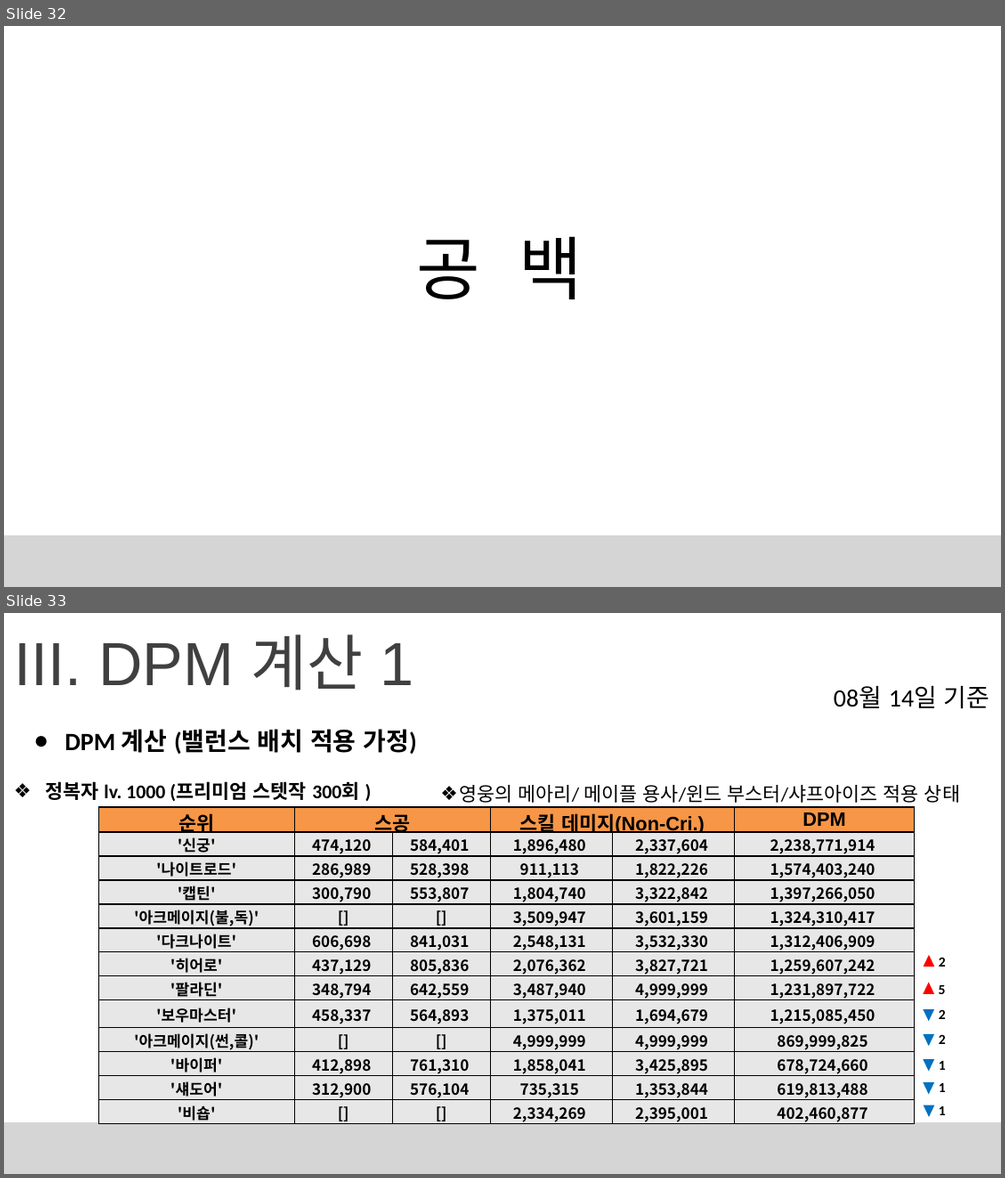
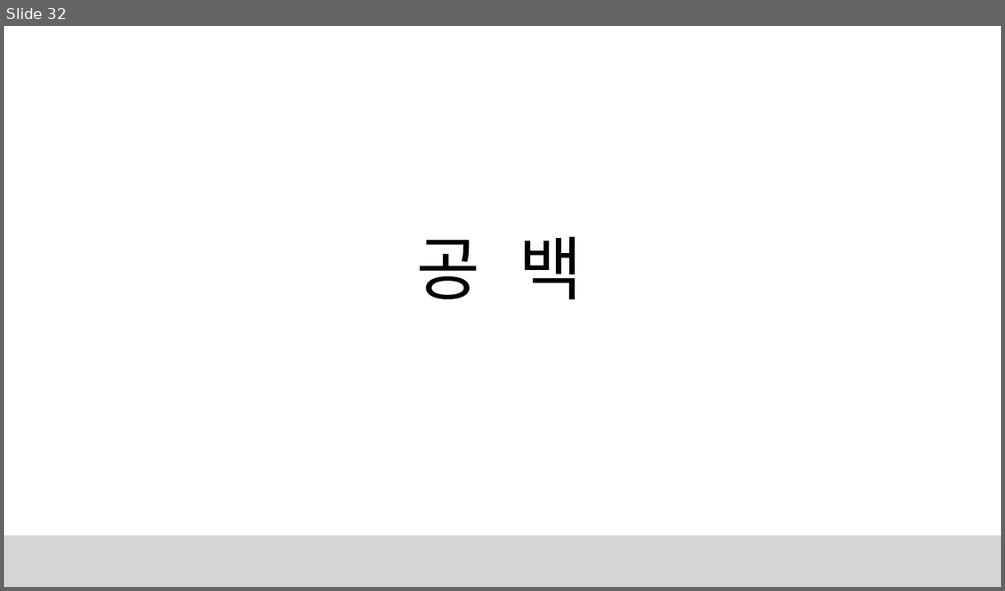
Before and after one commit to Sasibu30/MapleStory, a slide deck: Project/Project1(공식 및 DPM 분석)/Maplestory 프로젝트 - 자료 분석.pptx. Shown one above the other, each under a label of ours: slides 32 and 33 before the commit, slide 32 after it. The pictures are 1005x1178 and 1005x591 pixels, drawn with LibreOffice and Linux fonts; fonts in the diff are those of the drawing; background and template pictures are left out. Boxes give left, top, right and bottom in pixels: in the first picture for what was removed or moved away, otherwise in the second. Text is boxed around its words. In the diff, an @@ line names an element or a change of style, - is before the commit and + after.

```diff
--- a/Project/Project1(공식 및 DPM 분석)/Maplestory 프로젝트 - 자료 분석.pptx
+++ b/Project/Project1(공식 및 DPM 분석)/Maplestory 프로젝트 - 자료 분석.pptx
@@ slide 33 removed at <box>4,613,1001,1174</box>, background picture (left out); not listed: 1 template element that a slide beside it also shows @@
@@ title removed at <box>14,634,414,690</box> @@
-III. DPM 계산 1
@@ text removed at <box>833,686,990,709</box> @@
-08월 14일 기준
@@ text removed at <box>65,729,417,754</box> @@
-● DPM 계산 (밸런스 배치 적용 가정)
@@ text removed at <box>45,781,359,801</box> @@
-❖ 정복자 lv. 1000 (프리미엄 스텟작 300회 )
@@ text removed at <box>459,785,960,803</box> @@
-❖ 영웅의 메아리/ 메이플 용사/윈드 부스터/샤프아이즈 적용 상태
@@ table removed at <box>98,807,914,1126</box>, 13 rows, 6 columns @@
-순위 | 스공 |  | 스킬 데미지(Non-Cri.) |  | DPM
-'신궁' | 474,120 | 584,401 | 1,896,480 | 2,337,604 | 2,238,771,914
-'나이트로드' | 286,989 | 528,398 | 911,113 | 1,822,226 | 1,574,403,240
-'캡틴' | 300,790 | 553,807 | 1,804,740 | 3,322,842 | 1,397,266,050
-'아크메이지(불,독)' | [] | [] | 3,509,947 | 3,601,159 | 1,324,310,417
-'다크나이트' | 606,698 | 841,031 | 2,548,131 | 3,532,330 | 1,312,406,909
-'히어로' | 437,129 | 805,836 | 2,076,362 | 3,827,721 | 1,259,607,242
-'팔라딘' | 348,794 | 642,559 | 3,487,940 | 4,999,999 | 1,231,897,722
-'보우마스터' | 458,337 | 564,893 | 1,375,011 | 1,694,679 | 1,215,085,450
-'아크메이지(썬,콜)' | [] | [] | 4,999,999 | 4,999,999 | 869,999,825
-'바이퍼' | 412,898 | 761,310 | 1,858,041 | 3,425,895 | 678,724,660
-'섀도어' | 312,900 | 576,104 | 735,315 | 1,353,844 | 619,813,488
-'비숍' | [] | [] | 2,334,269 | 2,395,001 | 402,460,877
@@ triangle removed at <box>923,955,934,967</box> @@
@@ text removed at <box>938,957,946,966</box> @@
-2
@@ triangle removed at <box>923,981,934,994</box> @@
@@ text removed at <box>938,985,946,994</box> @@
-5
@@ triangle removed at <box>923,1009,934,1021</box> @@
@@ text removed at <box>938,1010,946,1019</box> @@
-2
@@ triangle removed at <box>923,1034,934,1046</box> @@
@@ text removed at <box>938,1035,946,1044</box> @@
-2
@@ triangle removed at <box>923,1060,934,1071</box> @@
@@ text removed at <box>938,1061,946,1070</box> @@
-1
@@ triangle removed at <box>923,1083,934,1094</box> @@
@@ text removed at <box>938,1083,946,1092</box> @@
-1
@@ triangle removed at <box>923,1104,934,1117</box> @@
@@ text removed at <box>938,1106,946,1115</box> @@
-1
```
Also in this commit, not shown: 13 other slides removed, 3 other files.
